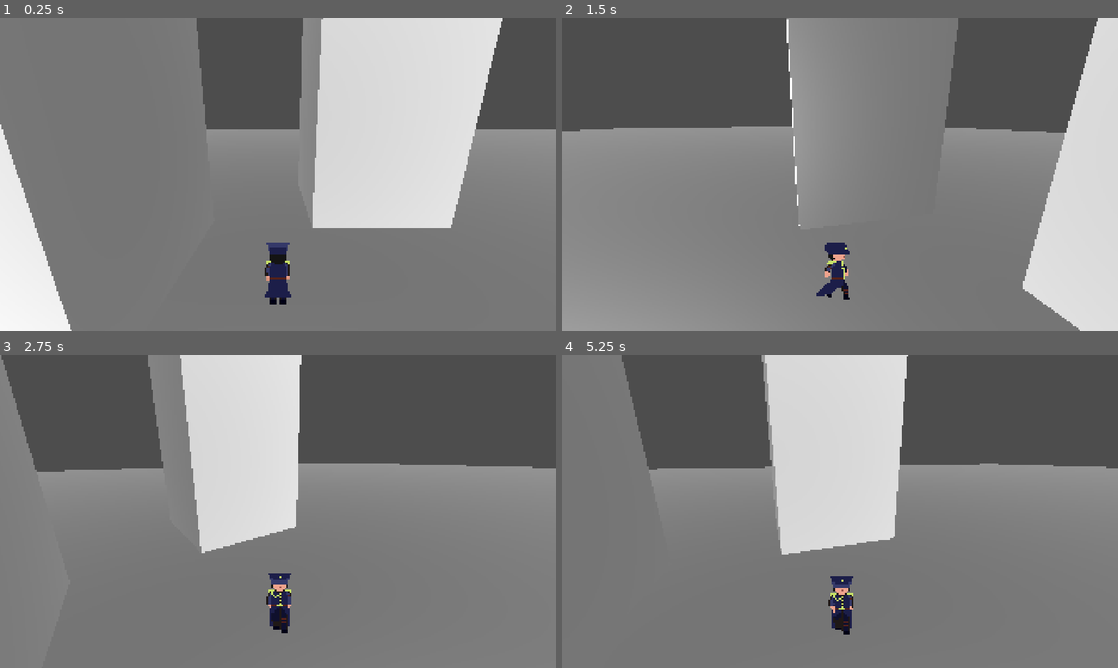
Above: before the commit, frames 1-4 (two rows, left to right).
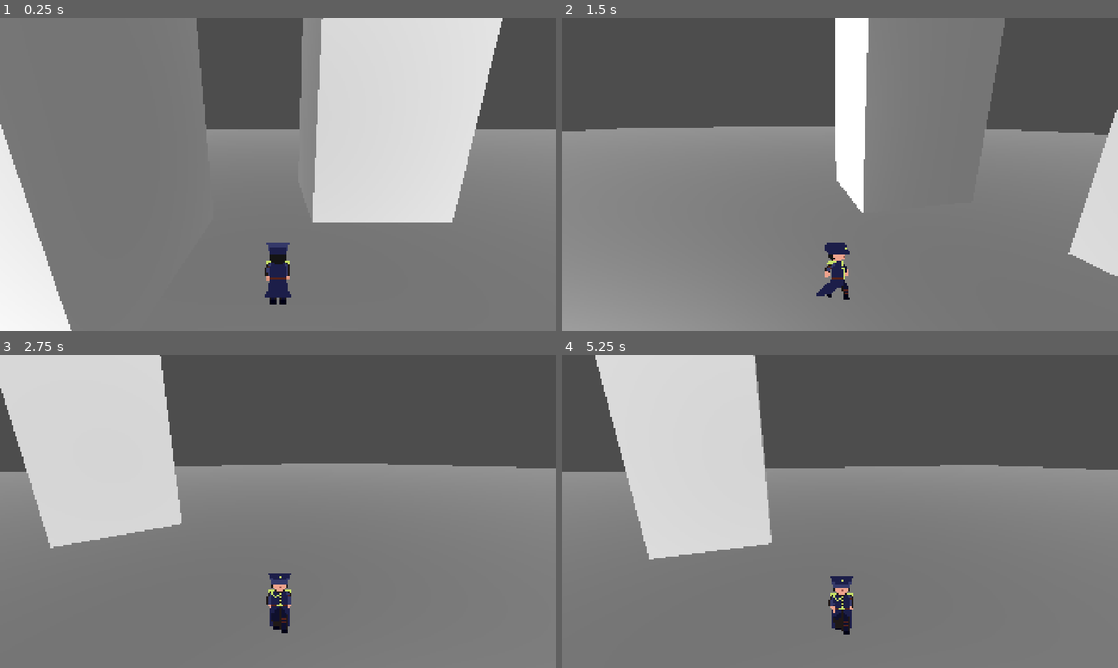
Above: after the commit, the same moments.

Repository: zenrythebard/dinamik_21_gamejam
Game: Godot game, scene res://test_louis.tscn
The game is run twice, just before and just after one commit, with the same random seed, the same clock (stepped at 60 frames per second) and the same inputs.
Inputs (mouse positions are in pixels of both pictures, inside the frame that each line leads up to):
- Up to frame 1 (0.25 s): no input
- Up to frame 2 (1.5 s): tap Enter (ui_accept) at 0.5, 0.77 s; move the mouse to (962, 158) at 0.52 s; hold D (walk_right) 0.53-1.28 s; click (962, 158) at 0.6 s; move the mouse to (728, 190) at 1.27 s; hold S (walk_backward) from 1.28 s (still down); click (728, 190) at 1.35 s
- Up to frame 3 (2.75 s): tap Enter (ui_accept) at 1.52 s; move the mouse to (333, 442) at 2.02 s; release S (walk_backward) at 2.03 s; hold D (walk_right) from 2.03 s (still down); click (333, 442) at 2.1 s
- Up to frame 4 (5.25 s): move the mouse to (812, 574) at 2.77 s; release D (walk_right) at 2.78 s; hold W (walk_forward) 2.78-3.53 s; click (812, 574) at 2.85 s; tap Enter (ui_accept) at 3.02, 3.77, 4.52 s; move the mouse to (1006, 558) at 3.52 s; hold A (walk_left) 3.53-5.03 s; click (1006, 558) at 3.6 s; move the mouse to (673, 464) at 4.27 s; click (673, 464) at 4.35 s; move the mouse to (867, 511) at 5.02 s; hold S (walk_backward) from 5.03 s (still down); click (867, 511) at 5.1 s

The runs differ from the first frame. In frame 1, 0.4% of the frame differs, in the area x 56-82%, y 65-68%; in frame 2, 17%; in frame 3, 29%; in frame 4, 34%, in the area x 0-100%, y 0-66%.

Commit message:
move cam fix

Diff:
--- a/test_assets/ninja.gd
+++ b/test_assets/ninja.gd
@@ -25,7 +25,6 @@
 			var next_path_pos : Vector3 = nav_agent.get_next_path_position()
 			var direction : Vector3 = global_position.direction_to(next_path_pos)
 			velocity = direction * SPEED
-			print(next_path_pos)
 
 	else:
 		velocity.x = move_toward(velocity.x, 0, SPEED)
--- a/test_assets/test_character_body_3d.gd
+++ b/test_assets/test_character_body_3d.gd
@@ -23,9 +23,8 @@
 	# As good practice, you should replace UI actions with custom gameplay actions.
 
 	var input_dir := Input.get_vector("walk_left", "walk_right", "walk_forward", "walk_backward")
-	var direction := (transform.basis * Vector3(input_dir.x, 0, input_dir.y)).rotated(Vector3.UP, rotation_point.rotation.y)
+	var direction := (transform.basis * Vector3(input_dir.x, 0, input_dir.y)).rotated(Vector3.UP, rotation_point.rotation.y).normalized()
 	var anim_dir : Vector2
-	direction = direction.normalized()
 	anim_dir.x = direction.x
 	anim_dir.y = -direction.z
 	if direction:
@@ -36,6 +35,7 @@
 		velocity.x = move_toward(velocity.x, 0, SPEED)
 		velocity.z = move_toward(velocity.z, 0, SPEED)
 
+	move_and_slide()
 	print (direction)
 
 	movement_tree["parameters/walk/blend_position"] = anim_dir
@@ -48,4 +48,3 @@
 	if event is InputEventMouseMotion:
 		mouse_delta = event.relative
 		rotation_point.rotation_degrees.y += (-mouse_delta.x * 0.2)
-	move_and_slide()
--- a/test_louis.tscn
+++ b/test_louis.tscn
@@ -17,7 +17,7 @@
 
 [node name="Player" parent="." unique_id=467720308 instance=ExtResource("1_8xeyj")]
 transform = Transform3D(1, 0, 0, 0, 1, 0, 0, 0, 1, 0, 1.1796747, 0)
-SPEED = 13.44
+SPEED = 5.0
 
 [node name="DirectionalLight3D" type="DirectionalLight3D" parent="." unique_id=1932295934]
 light_indirect_energy = 5.132
